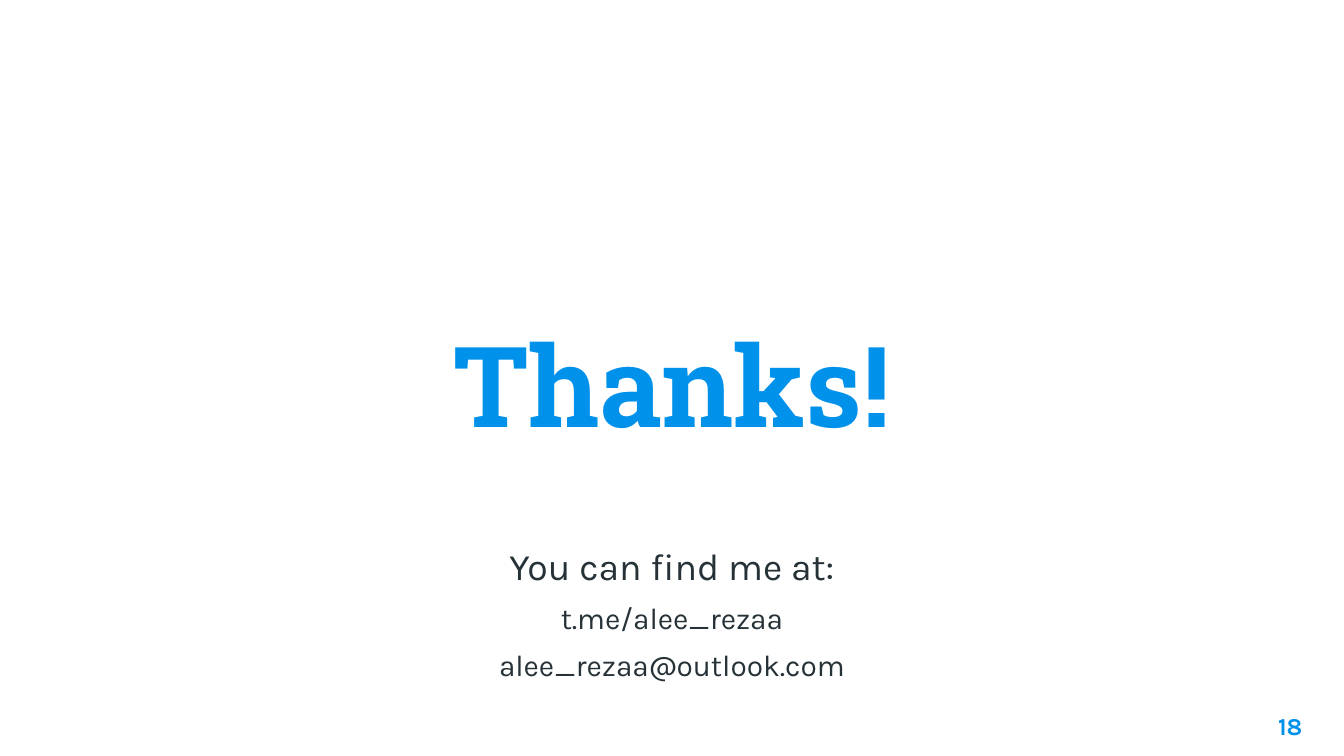
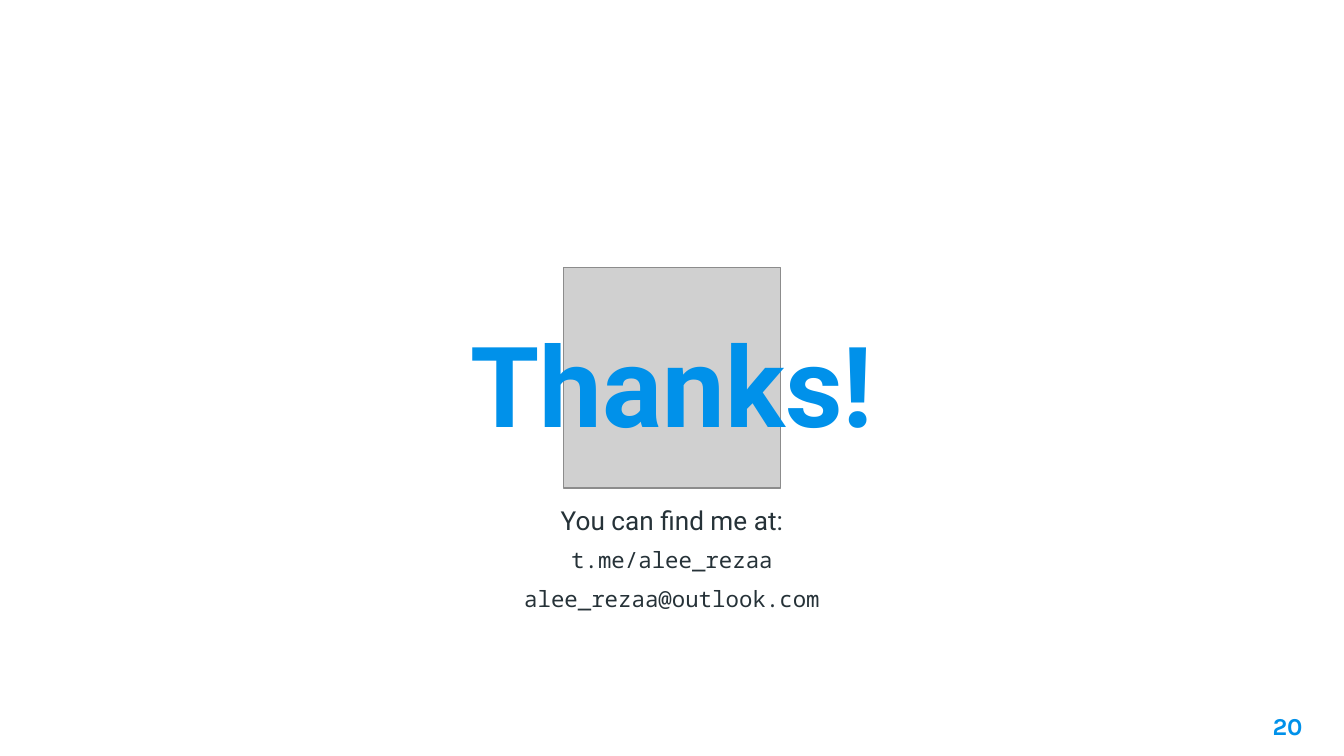
Before and after one commit to AleeRezaa/learn-python, a slide deck: slide 20 of Python.pptx (slide 18 before the commit). Drawn at 1344x756 pixels with LibreOffice and Linux fonts; fonts in the diff are those of the drawing; grey boxes stand for pictures; background and template pictures are left out. Boxes give left, top, right and bottom in pixels: in the first picture for what was removed or moved away, otherwise in the second. Text is boxed around its words. In the diff, an @@ line names an element or a change of style, - is before the commit and + after.

```diff
--- a/Python.pptx
+++ b/Python.pptx
@@ picture added at [563, 267, 781, 488] @@
@@ title "Thanks!" at [471, 324, 873, 454]: font Roboto Slab to Roboto @@
@@ text "You can find me at:": place and size @@
-text "You can find me at:" at [499, 554, 845, 682]
+text "You can find me at:" at [524, 510, 819, 611]
@@ text "You can find me at:" at [524, 510, 819, 611]: size 20 to 14 pt, font Karla to Roboto in "You can find me at:"; size 16 to 12 pt, font Karla to Noto Sans Mono in "t.me/alee_rezaa", "alee_rezaa@outlook.com" @@
@@ page number at [1273, 719, 1303, 736]: text changed @@
-18
+20
```
Also in this commit, not shown: 5 other slides changed, 2 slides added, 1 other file.
